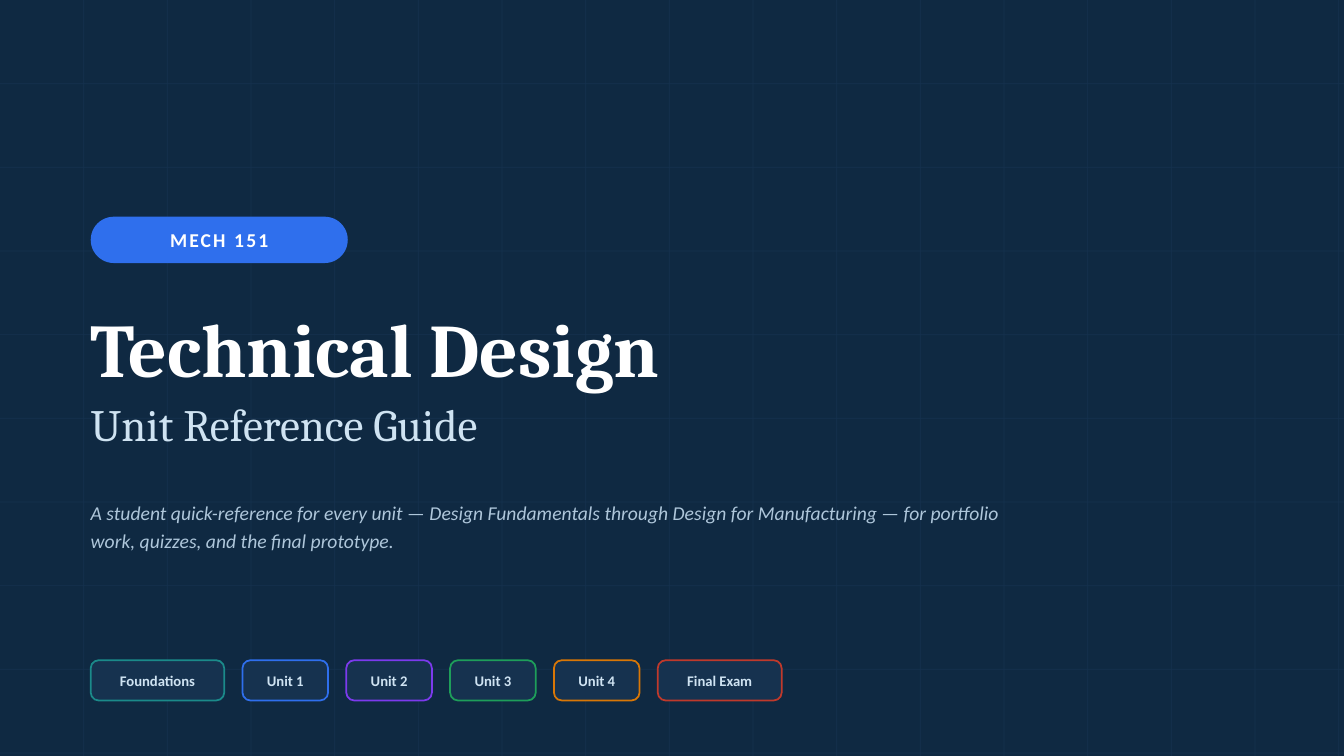
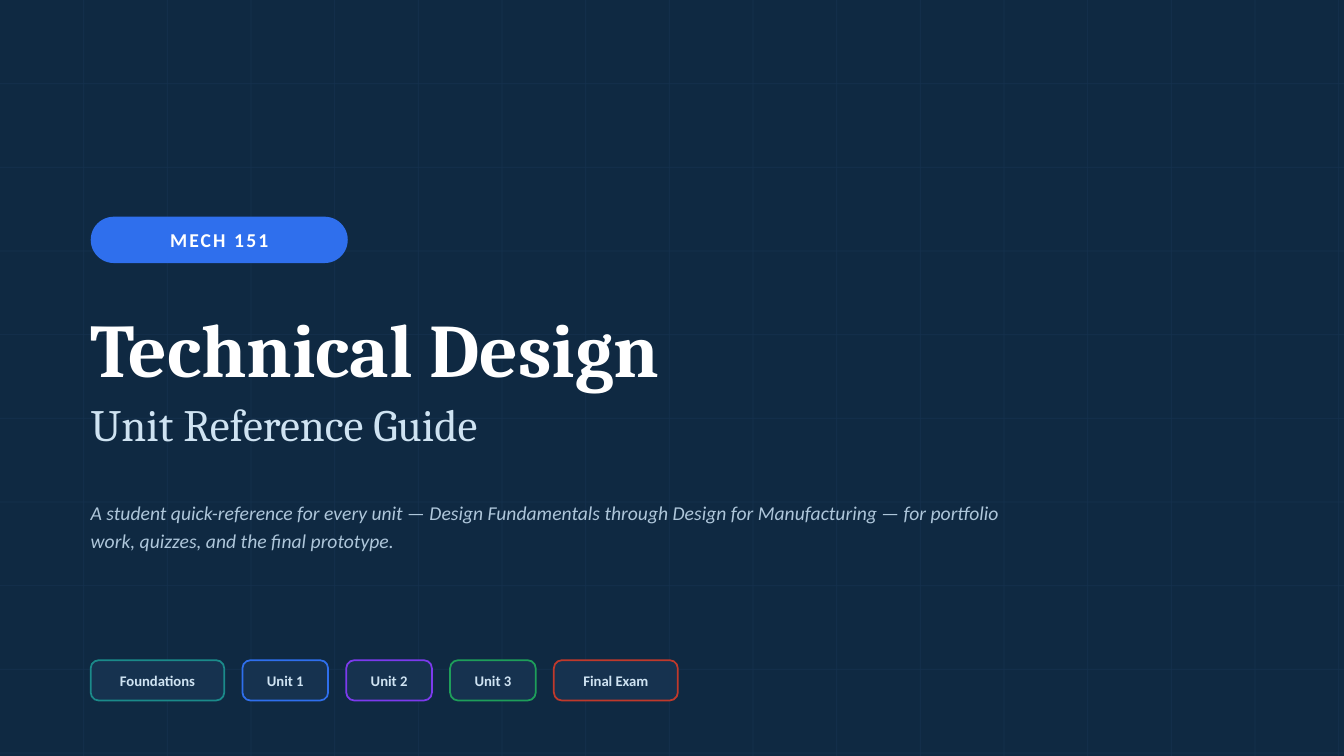
Before and after one commit to kainanis808/kainanis808.github.io, a slide deck: slide 1 of MECH151_techDesign/slideDeck/MECH151_Unit_Reference_Deck.pptx. Drawn at 1344x756 pixels with LibreOffice and Linux fonts; fonts in the diff are those of the drawing. Boxes give left, top, right and bottom in pixels: in the first picture for what was removed or moved away, otherwise in the second. Text is boxed around its words. In the diff, an @@ line names an element or a change of style, - is before the commit and + after.

```diff
--- a/MECH151_techDesign/slideDeck/MECH151_Unit_Reference_Deck.pptx
+++ b/MECH151_techDesign/slideDeck/MECH151_Unit_Reference_Deck.pptx
@@ text "Final Exam": place and size @@
-text "Final Exam" at box(687, 675, 752, 686)
+text "Final Exam" at box(583, 675, 649, 686)
@@ rounded rectangle: place and size @@
-rounded rectangle at box(658, 660, 782, 701)
+rounded rectangle at box(555, 660, 679, 701)
@@ rounded rectangle removed at box(555, 660, 640, 701) @@
@@ text removed at box(578, 675, 615, 686) @@
-Unit 4
```
Also in this commit, not shown: 32 other slides changed, 3 slides removed, 37 other files.
